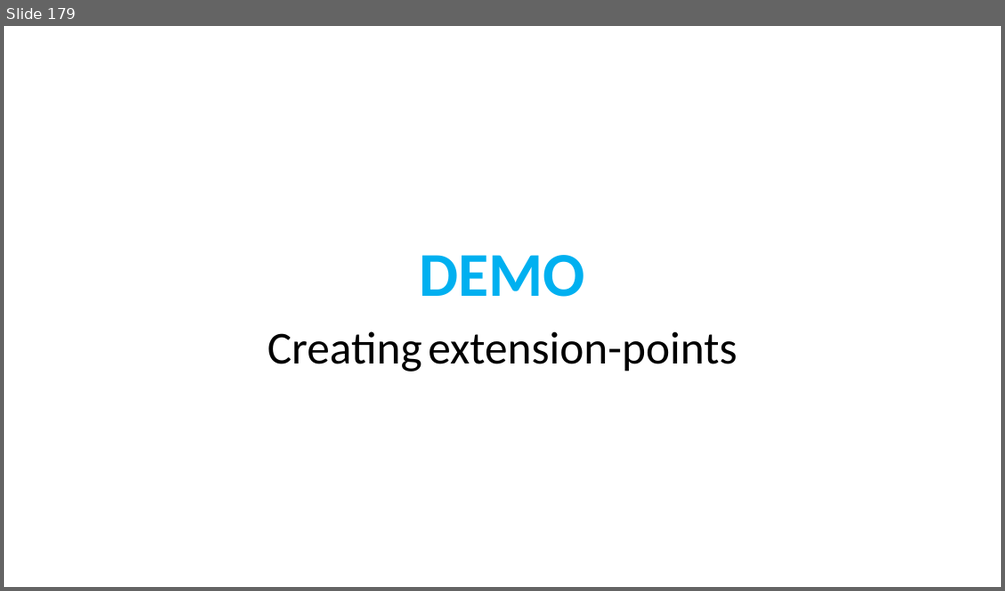
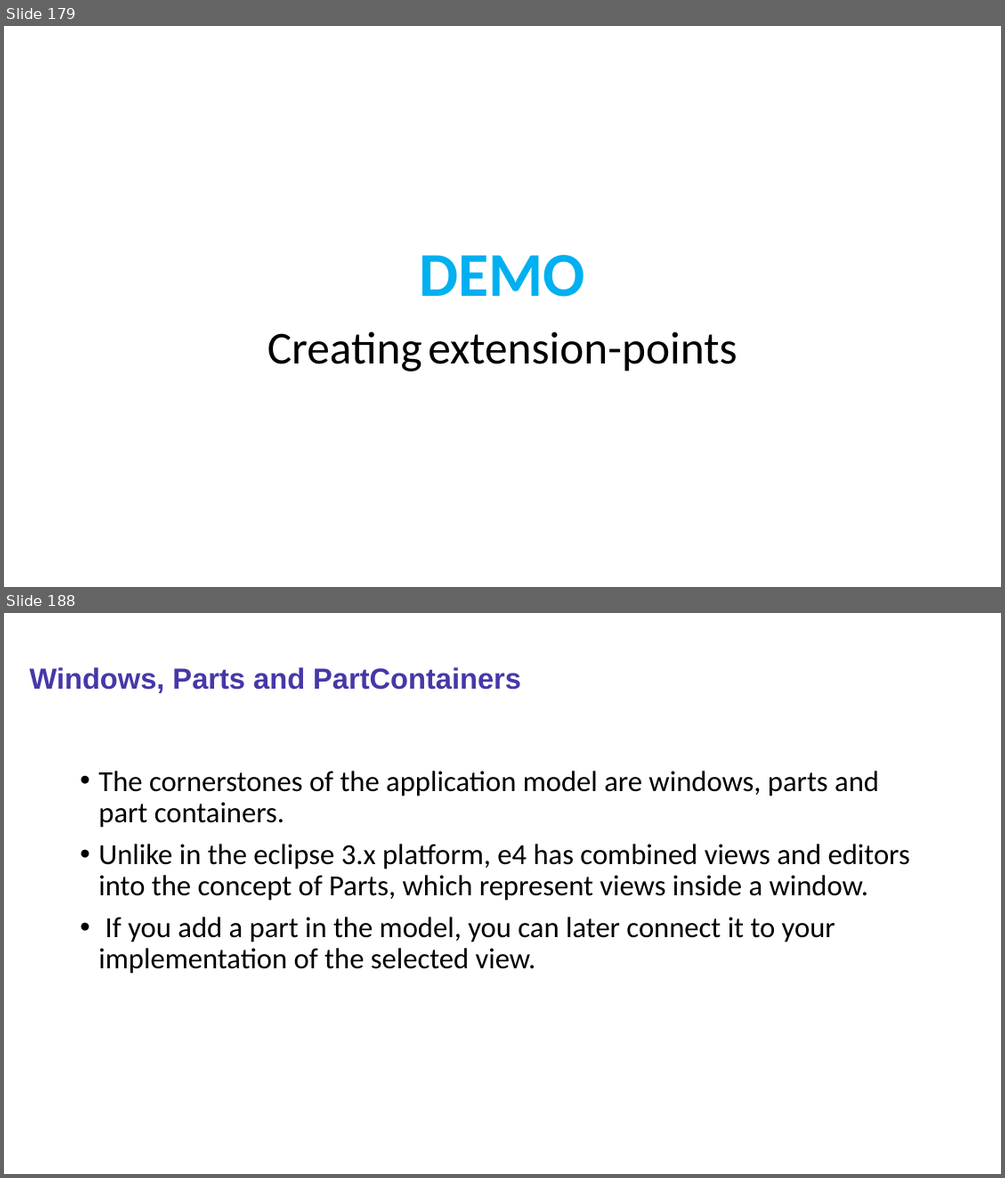
Before and after one commit to sabir123/RCP.Presentations, a slide deck: Eclipse_RCP_Training.pptx. Shown one above the other, each under a label of ours: slide 179 before the commit, slides 179 and 188 after it; the slides between them are not shown. The pictures are 1005x591 and 1005x1178 pixels, drawn with LibreOffice and Linux fonts; fonts in the diff are those of the drawing. Boxes give left, top, right and bottom in pixels: in the first picture for what was removed or moved away, otherwise in the second. Text is boxed around its words. In the diff, an @@ line names an element or a change of style, - is before the commit and + after.

```diff
--- a/Eclipse_RCP_Training.pptx
+++ b/Eclipse_RCP_Training.pptx
@@ slide 188 added at (4, 613, 1001, 1174), background #FFFFFF @@
@@ title added at (30, 667, 521, 693), 28 pt, text #4538A8, bold @@
+Windows, Parts and PartContainers
@@ text added at (98, 771, 910, 973), 28 pt, text #000000 @@
+• The cornerstones of the application model are windows, parts and part containers.
+• Unlike in the eclipse 3.x platform, e4 has combined views and editors into the concept of Parts, which represent views inside a window.
+• If you add a part in the model, you can later connect it to your implementation of the selected view.
```
Also in this commit, not shown: 63 other slides added.
